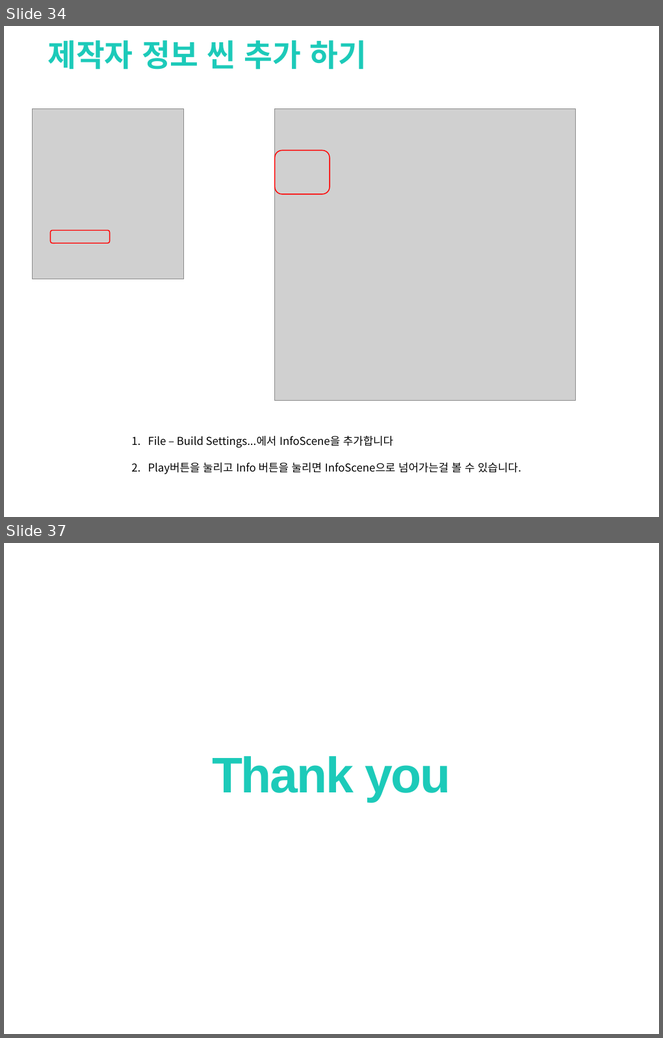
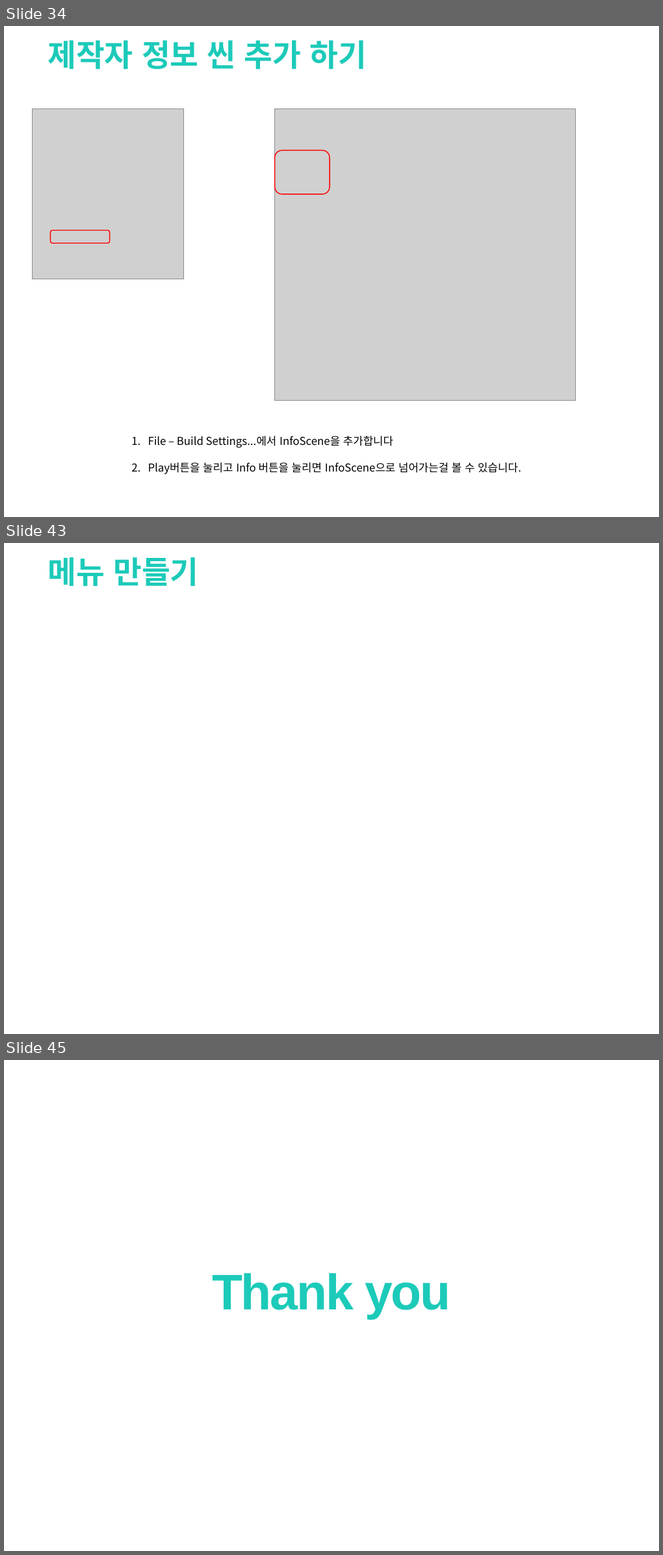
Before and after one commit to clianor/Unity-Final-Project, a slide deck: 기말과제.pptx. Shown one above the other, each under a label of ours: slides 34 and 37 before the commit, slides 34, 43 and 45 after it; the slides between them are not shown. The pictures are 663x1038 and 663x1555 pixels, drawn with LibreOffice and Linux fonts; fonts in the diff are those of the drawing; grey boxes stand for pictures; background and template pictures are left out. Boxes give left, top, right and bottom in pixels: in the first picture for what was removed or moved away, otherwise in the second. Text is boxed around its words. In the diff, an @@ line names an element or a change of style, - is before the commit and + after.

```diff
--- a/기말과제.pptx
+++ b/기말과제.pptx
@@ slide 43 added at (4,543,659,1034), background picture (left out) @@
@@ text added at (48,557,198,587), 34 pt, text #1CCAB9, bold @@
+메뉴 만들기
@@ what was slide 37 is now slide 45 @@
```
Also in this commit, not shown: 1 slide changed, 8 other slides added, 1 slide removed, 16 other files.
